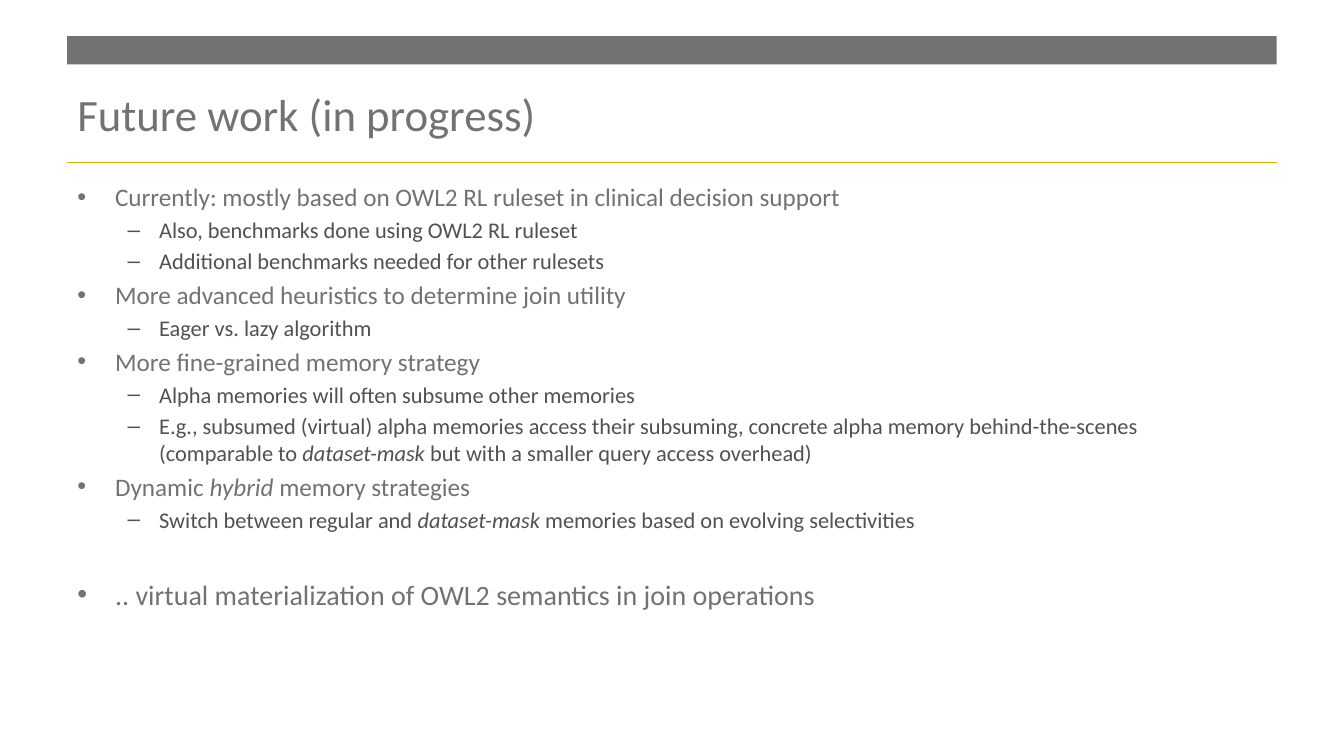
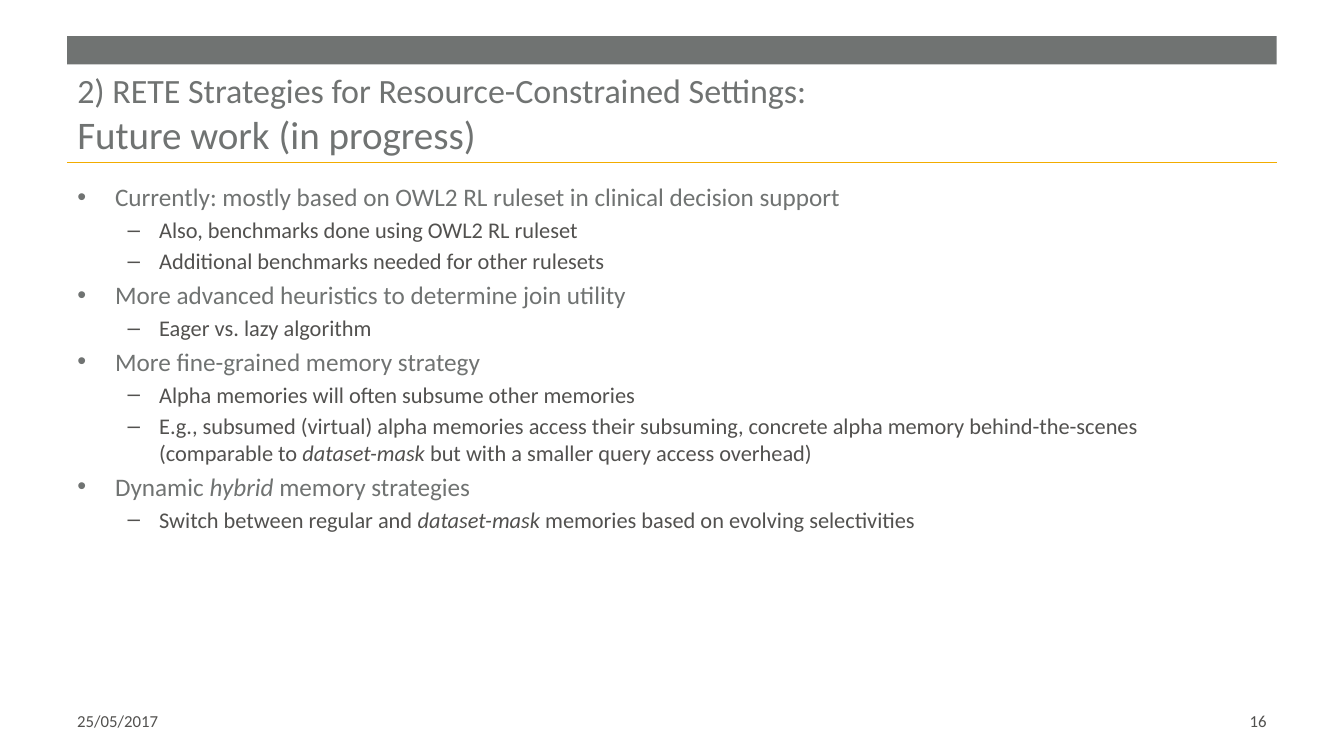
Before and after one commit to RuleML/ruleml-website, a slide deck: slide 16 of talks/WilliamVanWoensel-BottomUpOWL2RL-RuleMLWebinar-2017-05-26.pptx. Drawn at 1344x756 pixels with LibreOffice and Linux fonts; fonts in the diff are those of the drawing; background and template pictures are left out. Boxes give left, top, right and bottom in pixels: in the first picture for what was removed or moved away, otherwise in the second. Text is boxed around its words. In the diff, an @@ line names an element or a change of style, - is before the commit and + after.

```diff
--- a/talks/WilliamVanWoensel-BottomUpOWL2RL-RuleMLWebinar-2017-05-26.pptx
+++ b/talks/WilliamVanWoensel-BottomUpOWL2RL-RuleMLWebinar-2017-05-26.pptx
@@ title at (x1=77, y1=78, x2=806, y2=156): text changed; size 32 to 24.3 pt @@
-Future work (in progress)
+2) RETE Strategies for Resource-Constrained Settings:
+Future work (in progress)
@@ text at (x1=136, y1=585, x2=815, y2=610): paragraph removed @@
-• .. virtual materialization of OWL2 semantics in join operations
@@ text added at (x1=77, y1=715, x2=158, y2=728), 12 pt, text #52514F @@
+25/05/2017
@@ page number added at (x1=1250, y1=715, x2=1267, y2=727), 12 pt, text #52514F @@
+16
```
Also in this commit, not shown: 16 other slides changed, 4 slides added, 1 other file.
